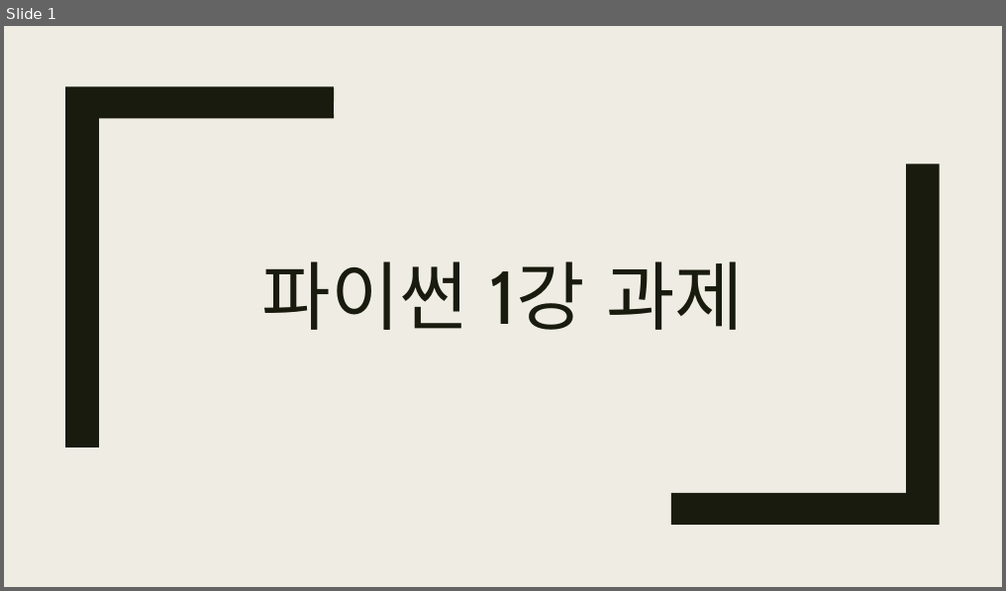
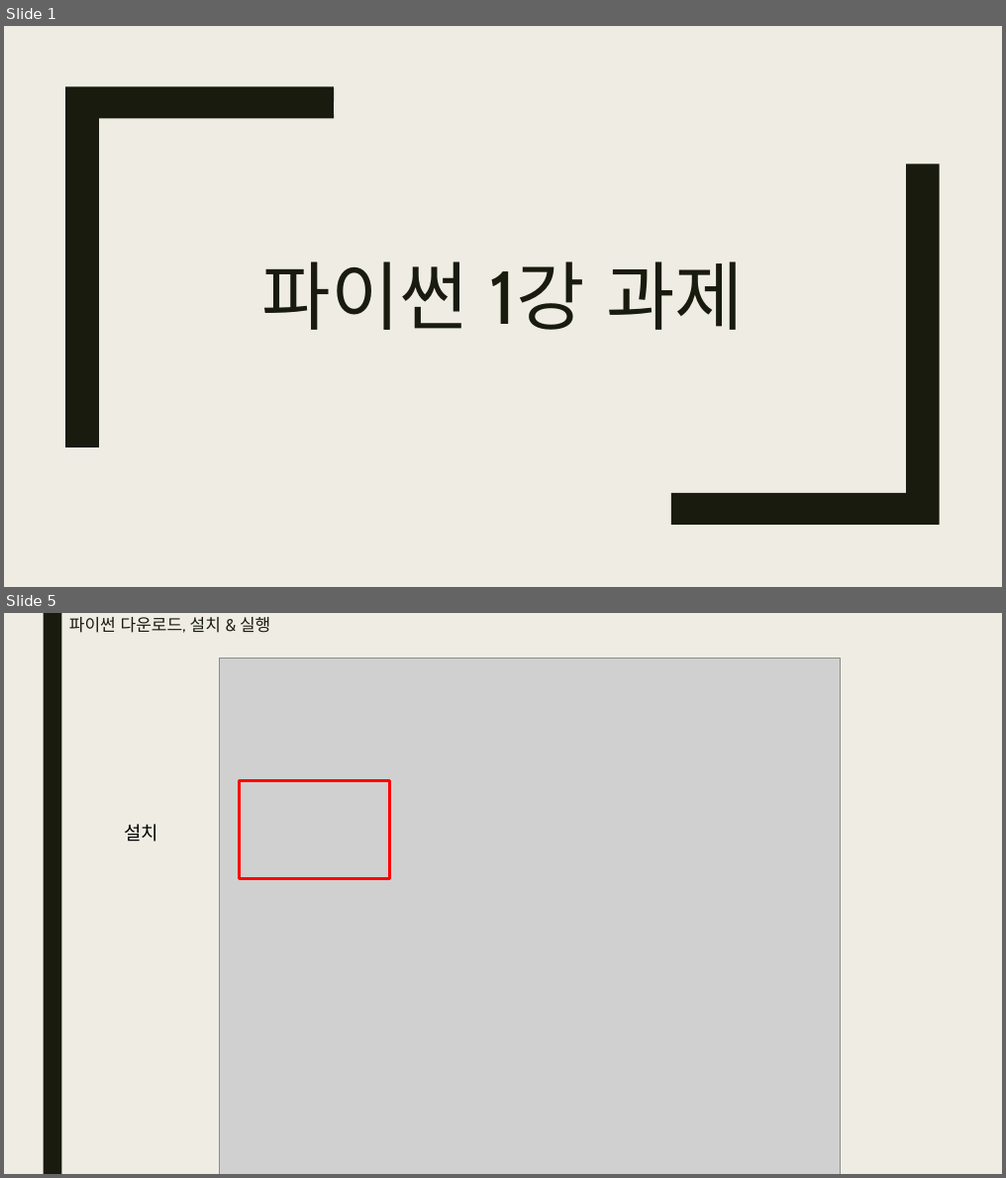
Before and after one commit to bino0130/politec-python, a slide deck: 파이썬 과제/1강/파이썬 1강 과제 남정현.pptx. Shown one above the other, each under a label of ours: slide 1 before the commit, slides 1 and 5 after it; the slides between them are not shown. The pictures are 1006x591 and 1006x1178 pixels, drawn with LibreOffice and Linux fonts; fonts in the diff are those of the drawing; grey boxes stand for pictures. Boxes give left, top, right and bottom in pixels: in the first picture for what was removed or moved away, otherwise in the second. Text is boxed around its words. In the diff, an @@ line names an element or a change of style, - is before the commit and + after.

```diff
--- a/파이썬 과제/1강/파이썬 1강 과제 남정현.pptx
+++ b/파이썬 과제/1강/파이썬 1강 과제 남정현.pptx
@@ slide 5 added at bbox=[4, 613, 1002, 1174], background #EFEDE3 @@
@@ rectangle added at bbox=[43, 613, 61, 1174], fill #191B0E @@
@@ title added at bbox=[69, 617, 270, 633], 16.2 pt, text #191B0E @@
+파이썬 다운로드, 설치 & 실행
@@ picture added at bbox=[220, 658, 841, 1174] @@
@@ rectangle added at bbox=[239, 781, 389, 878], outline #FF0000 2.75 pt @@
@@ text added at bbox=[124, 824, 158, 842], 18 pt, text #000000 @@
+설치
```
Also in this commit, not shown: 8 slides changed, 5 other slides added.
